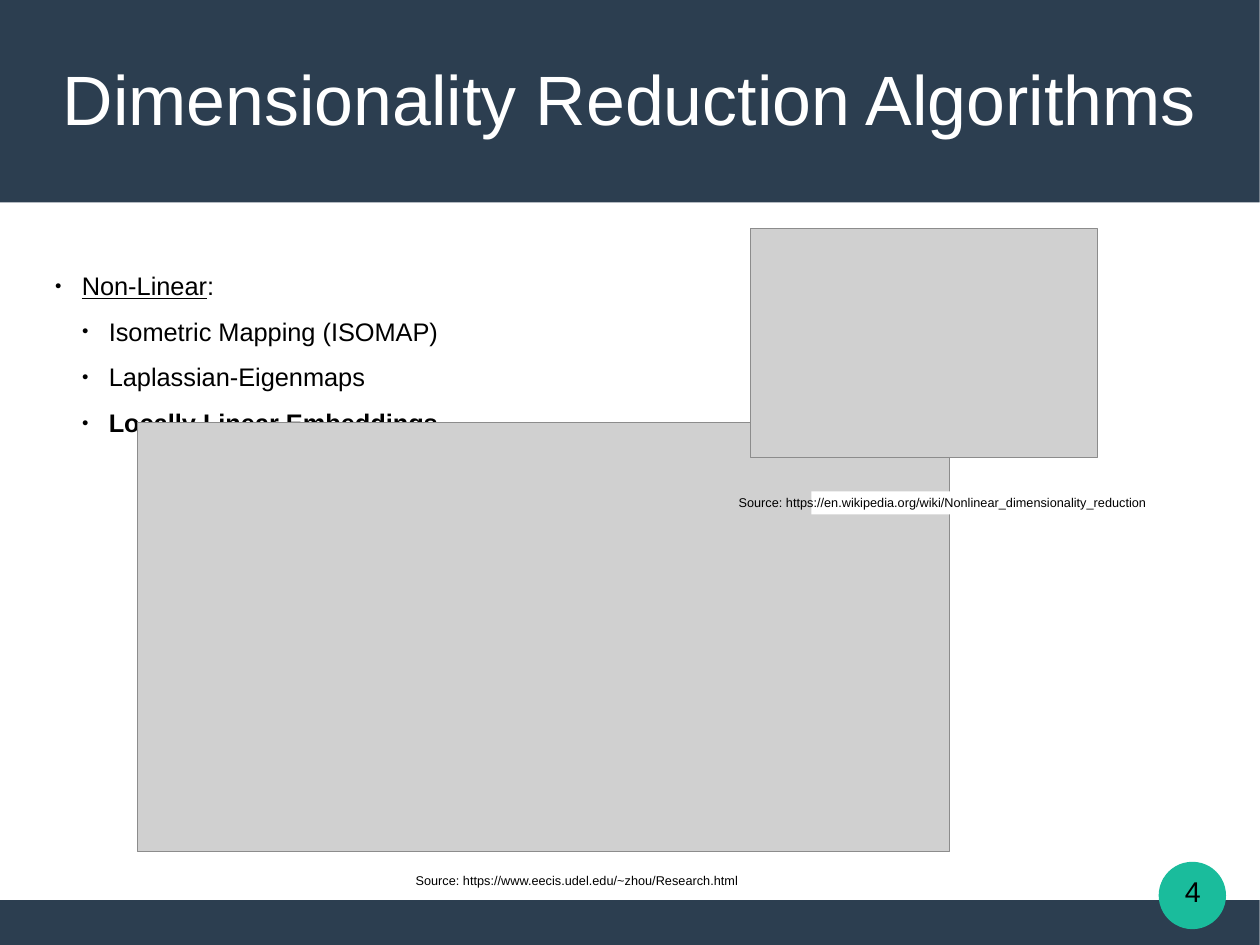
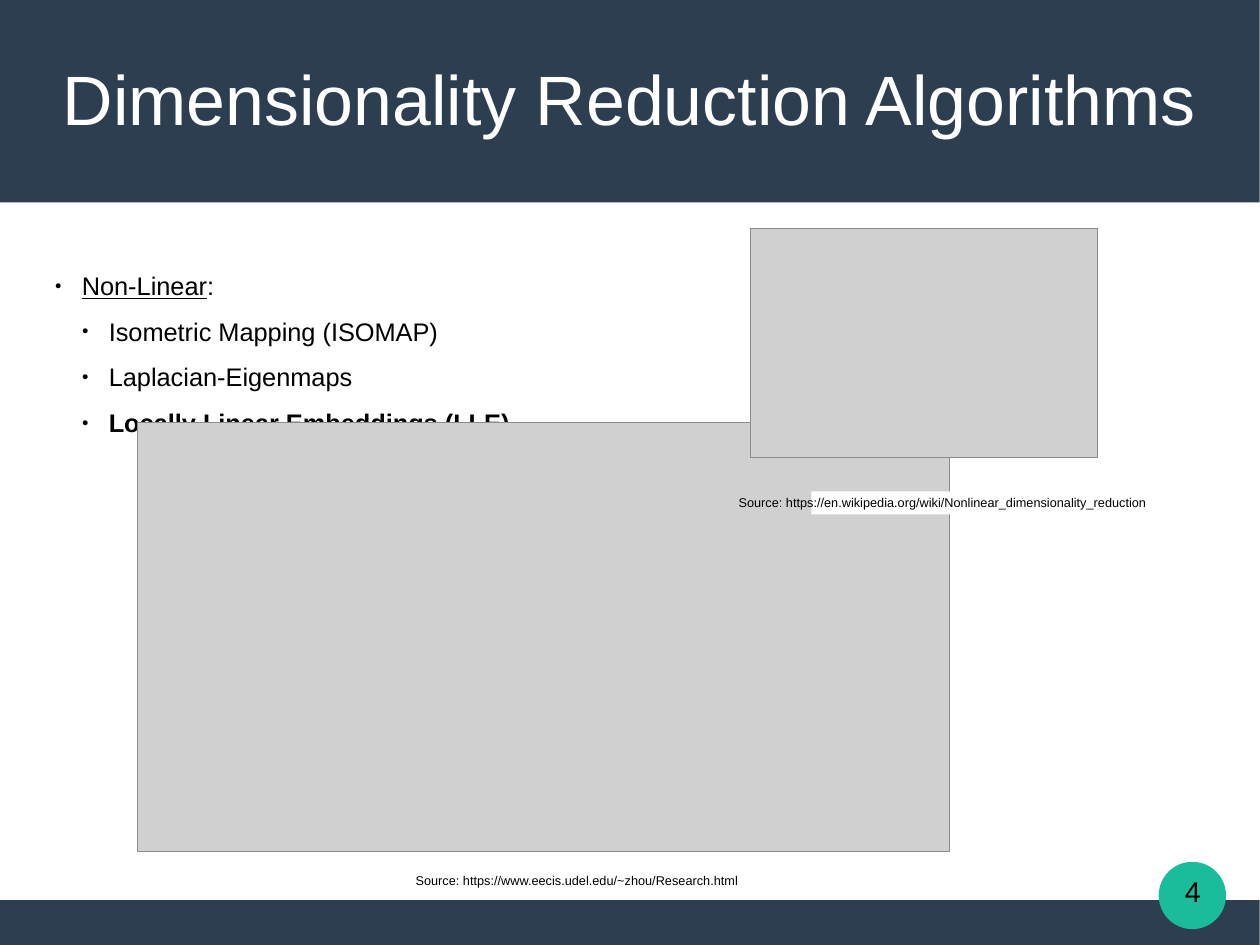
Before and after one commit to Katsileros/Dimensionality_Reduction, a slide deck: slide 4 of Diploma-Thesis-LaTeX/presentation/Locally_Linear_Embeddings_in_Pattern_Recognition.odp. Drawn at 1260x945 pixels with LibreOffice and Linux fonts; fonts in the diff are those of the drawing; grey boxes stand for pictures. Boxes give left, top, right and bottom in pixels: in the first picture for what was removed or moved away, otherwise in the second. Text is boxed around its words. In the diff, an @@ line names an element or a change of style, - is before the commit and + after.

```diff
--- a/Diploma-Thesis-LaTeX/presentation/Locally_Linear_Embeddings_in_Pattern_Recognition.odp
+++ b/Diploma-Thesis-LaTeX/presentation/Locally_Linear_Embeddings_in_Pattern_Recognition.odp
@@ subtitle at (109,367,510,437): text changed @@
-  ● Laplassian-Eigenmaps
-  ● Locally Linear Embeddings
+  ● Laplacian-Eigenmaps
+  ● Locally Linear Embeddings (LLE)
```
Also in this commit, not shown: 3 other slides changed, 1 other file.
